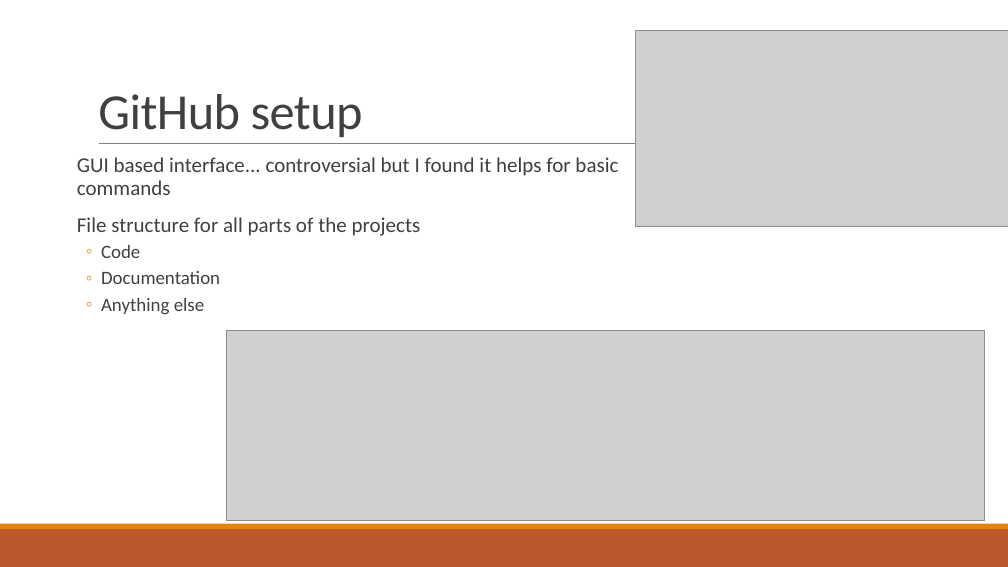
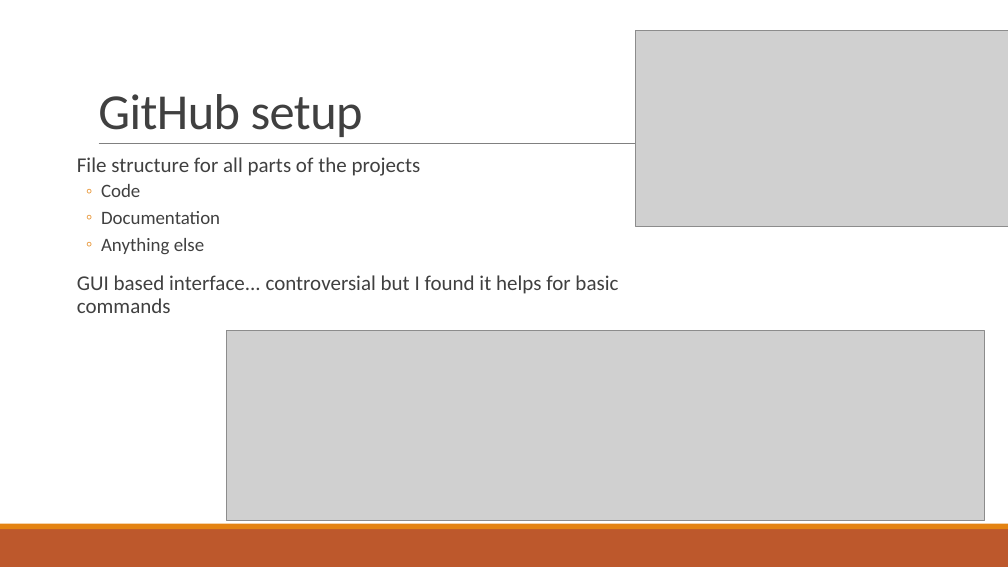
Before and after one commit to TheCorporateBuzzwords/Whos-Home, a slide deck: slide 7 of Doc/PowerPoints/WhosHomeSprint2.pptx. Drawn at 1008x567 pixels with LibreOffice and Linux fonts; fonts in the diff are those of the drawing; grey boxes stand for pictures. Boxes give left, top, right and bottom in pixels: in the first picture for what was removed or moved away, otherwise in the second. Text is boxed around its words. In the diff, an @@ line names an element or a change of style, - is before the commit and + after.

```diff
--- a/Doc/PowerPoints/WhosHomeSprint2.pptx
+++ b/Doc/PowerPoints/WhosHomeSprint2.pptx
@@ text at [77, 157, 618, 195]: paragraph removed @@
-  GUI based interface... controversial but I found it helps for basic commands
@@ text at [77, 275, 618, 313]: paragraph added @@
+  GUI based interface... controversial but I found it helps for basic commands
```
Also in this commit, not shown: 3 other slides changed, 1 slide added, 1 other file.
